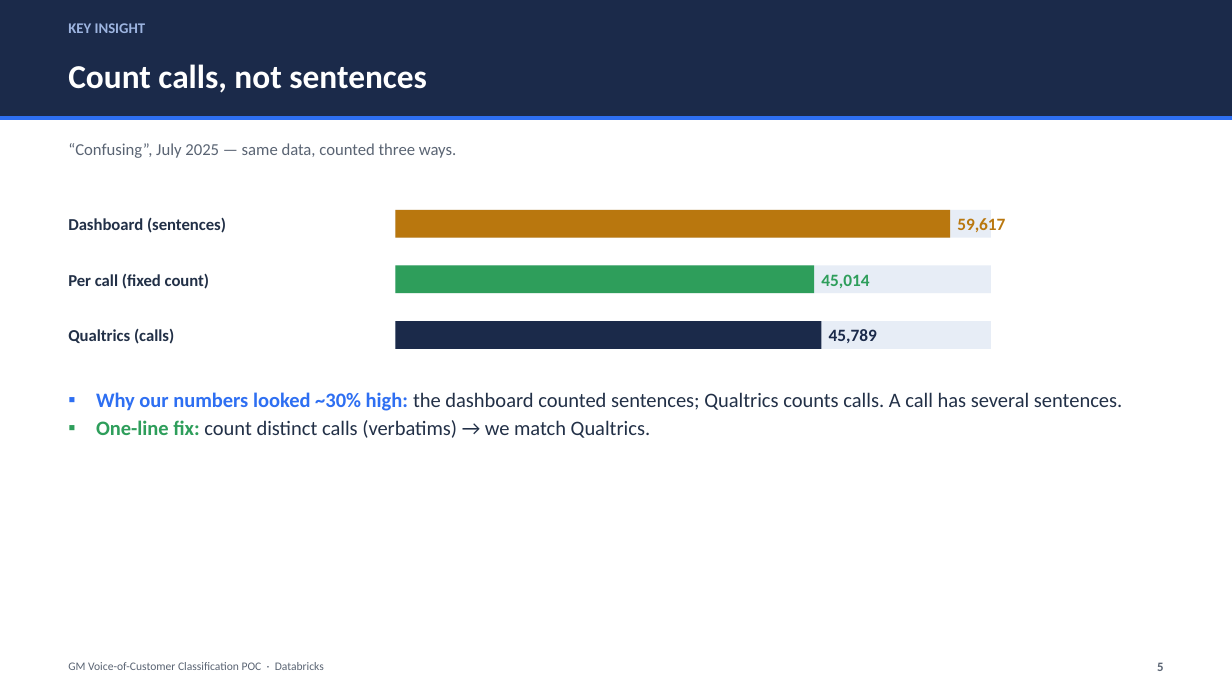
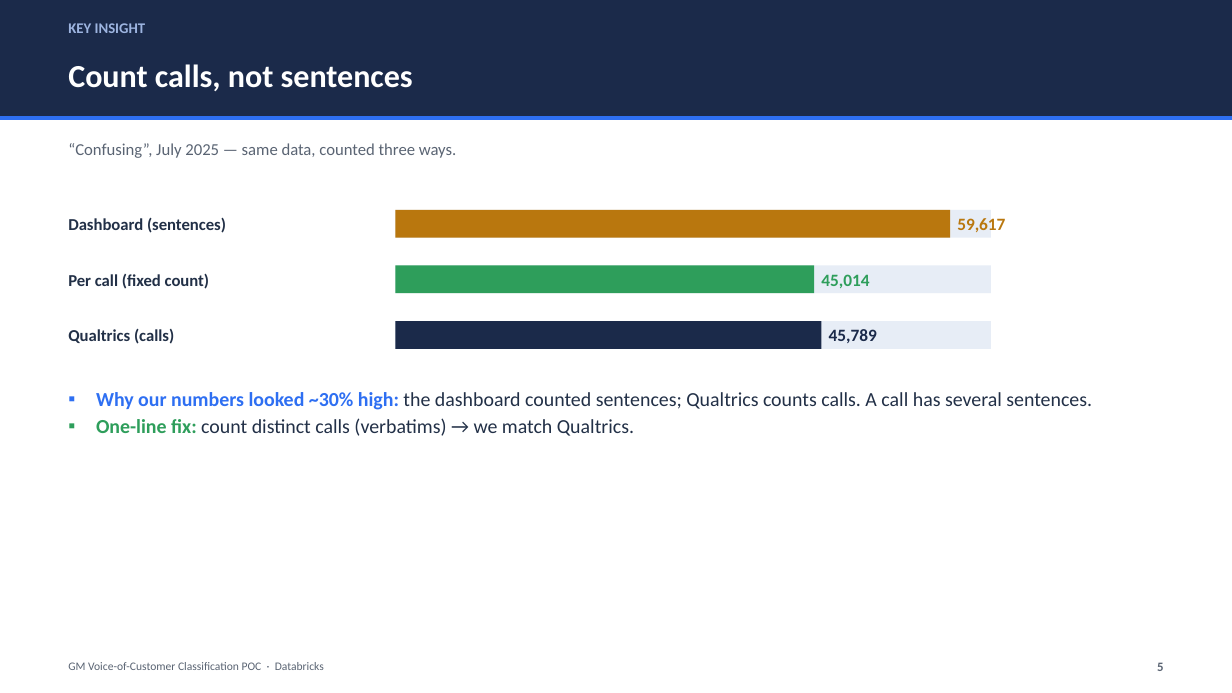
Before and after one commit to dariakrasavina/GM_VOC, a slide deck: slide 5 of GM_VOC_POC_Summary.pptx. Drawn at 1232x693 pixels with LibreOffice and Linux fonts; fonts in the diff are those of the drawing. Boxes give left, top, right and bottom in pixels: in the first picture for what was removed or moved away, otherwise in the second. Text is boxed around its words. In the diff, an @@ line names an element or a change of style, - is before the commit and + after.

```diff
--- a/GM_VOC_POC_Summary.pptx
+++ b/GM_VOC_POC_Summary.pptx
@@ text "Count calls, not sentences" at (68,64,413,91): size 26 to 25 pt @@
@@ text "Why our numbers looked ~30% ..." at (96,392,1092,436): size 16 to 15.5 pt @@
```
Also in this commit, not shown: 7 other slides changed, 17 other files.
